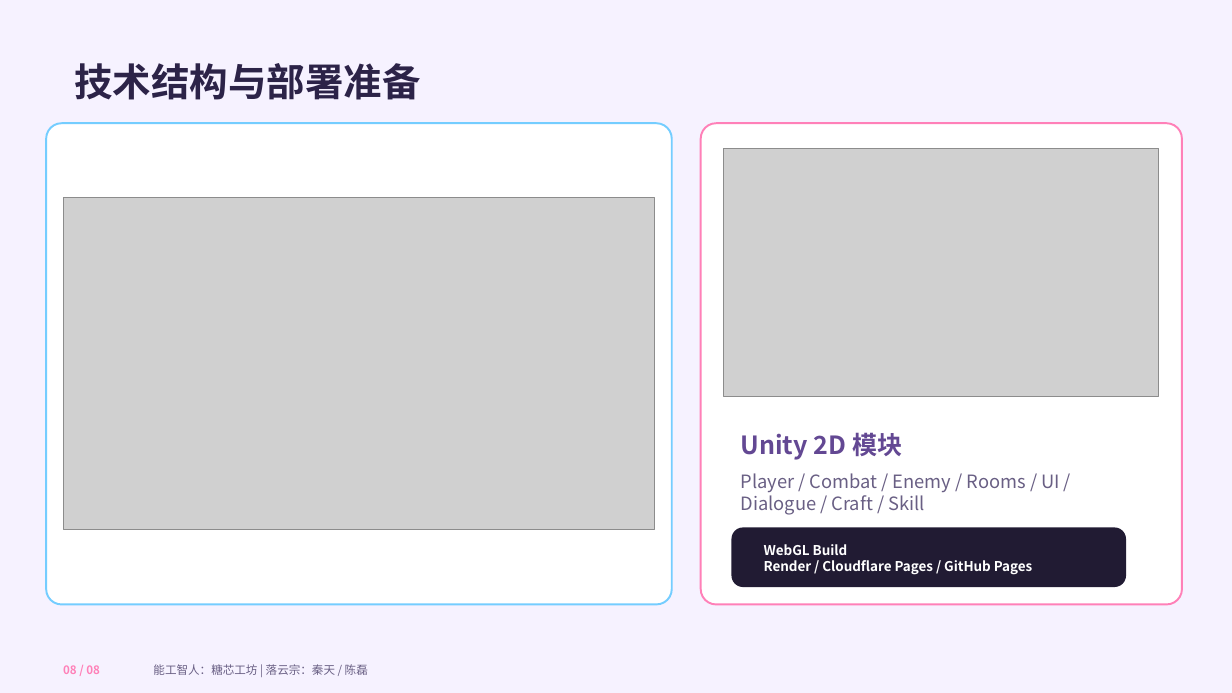
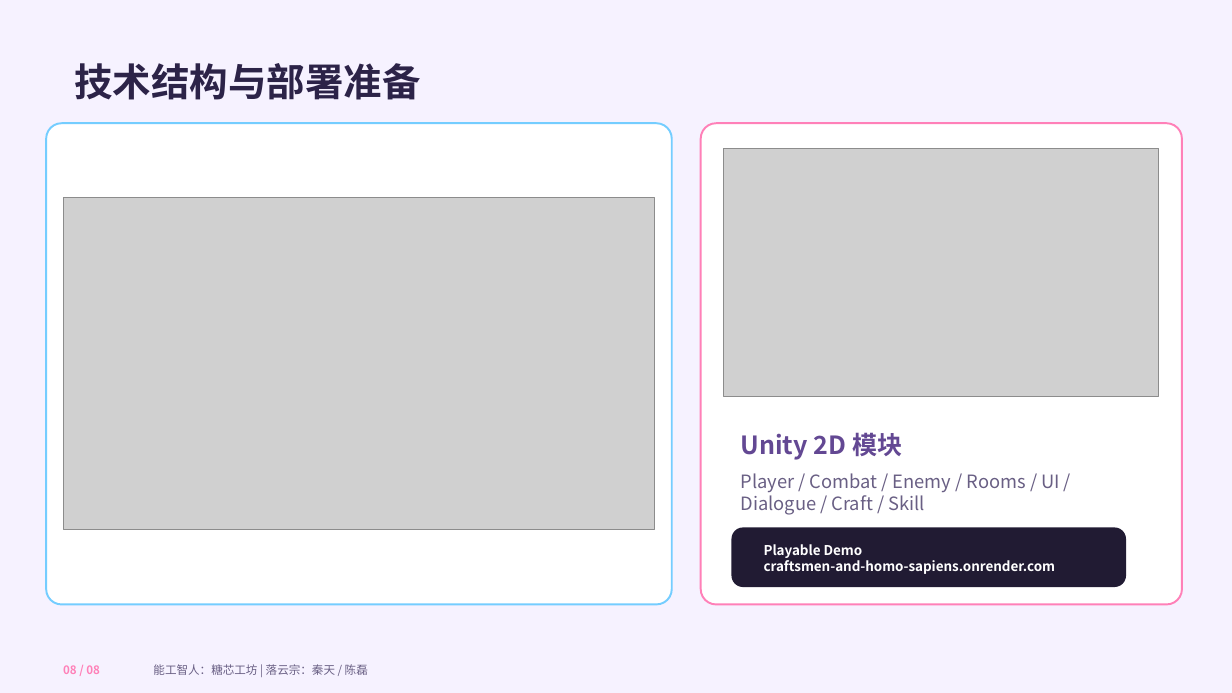
Before and after one commit to youkai-emmison/Craftsmen-and-Homo-sapiens, a slide deck: slide 8 of Submission/project_deck.pptx. Drawn at 1232x693 pixels with LibreOffice and Linux fonts; fonts in the diff are those of the drawing; grey boxes stand for pictures. Boxes give left, top, right and bottom in pixels: in the first picture for what was removed or moved away, otherwise in the second. Text is boxed around its words. In the diff, an @@ line names an element or a change of style, - is before the commit and + after.

Commit message:
Backfill Render playable demo link

```diff
--- a/Submission/project_deck.pptx
+++ b/Submission/project_deck.pptx
@@ text at [764, 544, 1055, 574]: text changed @@
-WebGL Build
-Render / Cloudflare Pages / GitHub Pages
+Playable Demo
+craftsmen-and-homo-sapiens.onrender.com
```
Also in this commit, not shown: 1 other slide changed, 30 other files.
